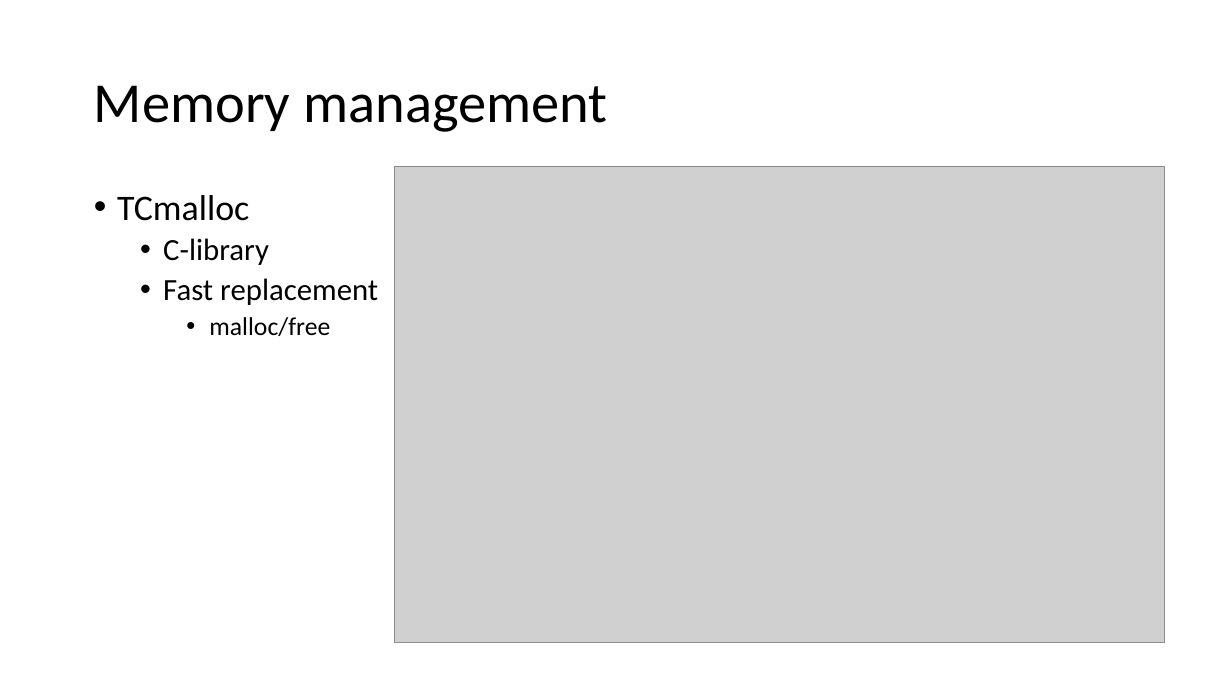
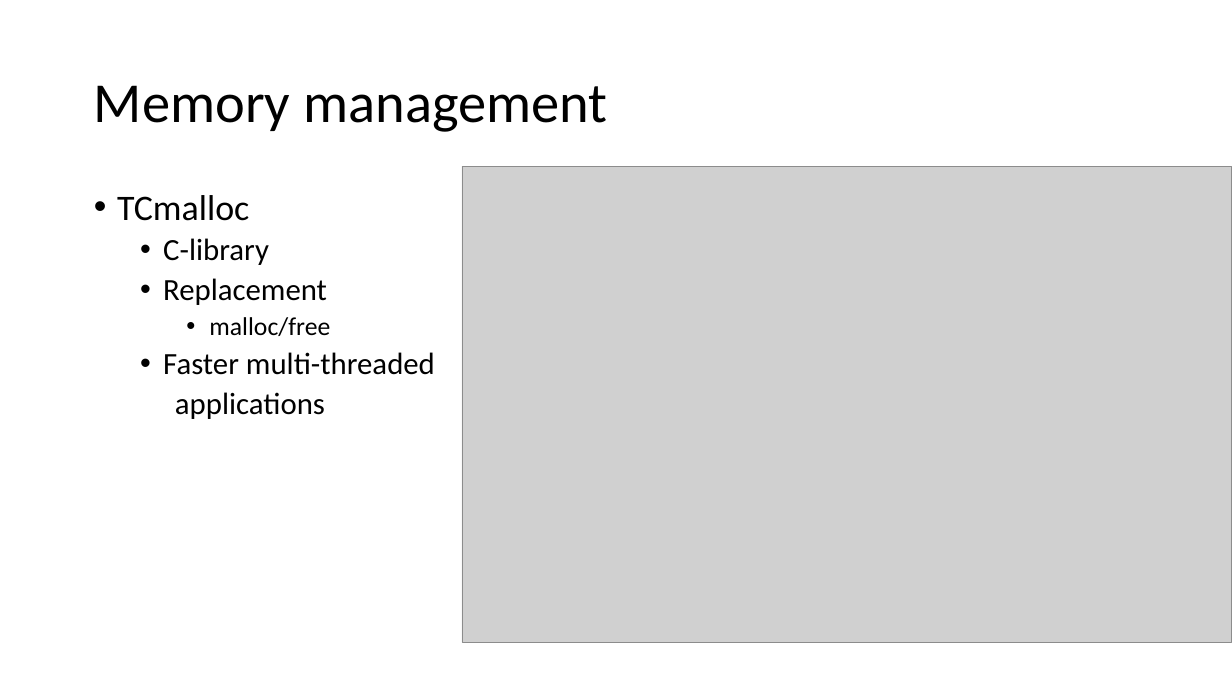
Before and after one commit to hieuhoang/papers, a slide deck: slide 9 of amta.2016/slides.pptx. Drawn at 1232x693 pixels with LibreOffice and Linux fonts; fonts in the diff are those of the drawing; grey boxes stand for pictures. Boxes give left, top, right and bottom in pixels: in the first picture for what was removed or moved away, otherwise in the second. Text is boxed around its words. In the diff, an @@ line names an element or a change of style, - is before the commit and + after.

Commit message:
slides

```diff
--- a/amta.2016/slides.pptx
+++ b/amta.2016/slides.pptx
@@ picture: place and size @@
-picture at box(395, 166, 1165, 642)
+picture at box(462, 166, 1232, 642)
@@ text at box(163, 278, 327, 305): text changed @@
-  • Fast replacement
+  • Replacement
@@ text at box(163, 352, 435, 419): paragraphs added @@
+  • Faster multi-threaded
+  applications
```
Also in this commit, not shown: 3 other slides changed, 3 slides added.
